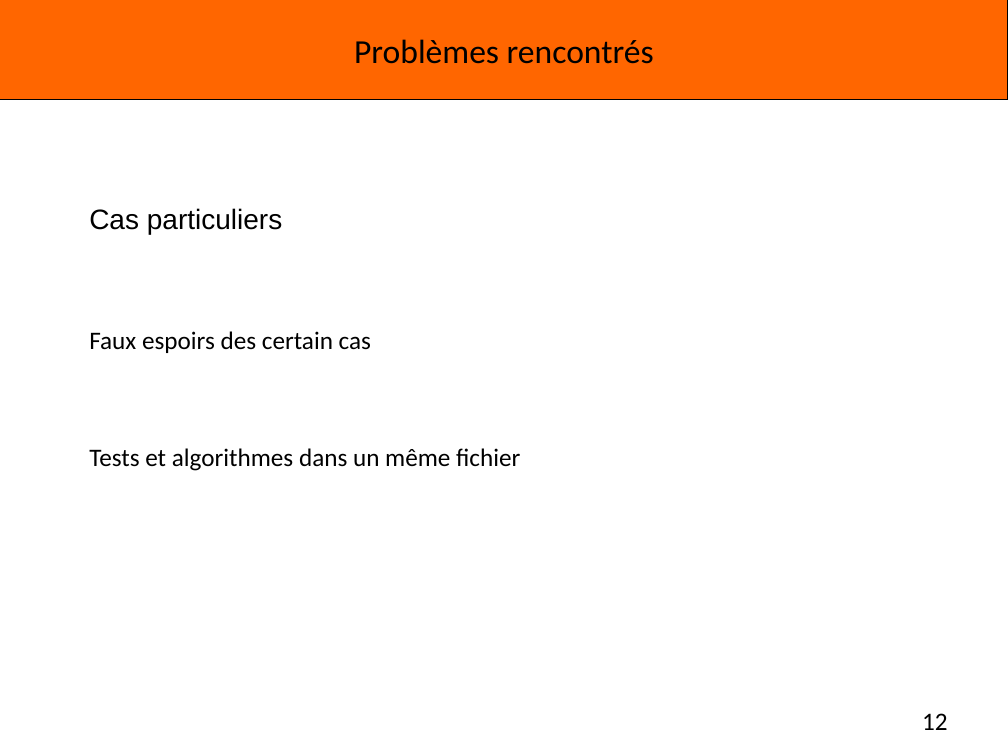
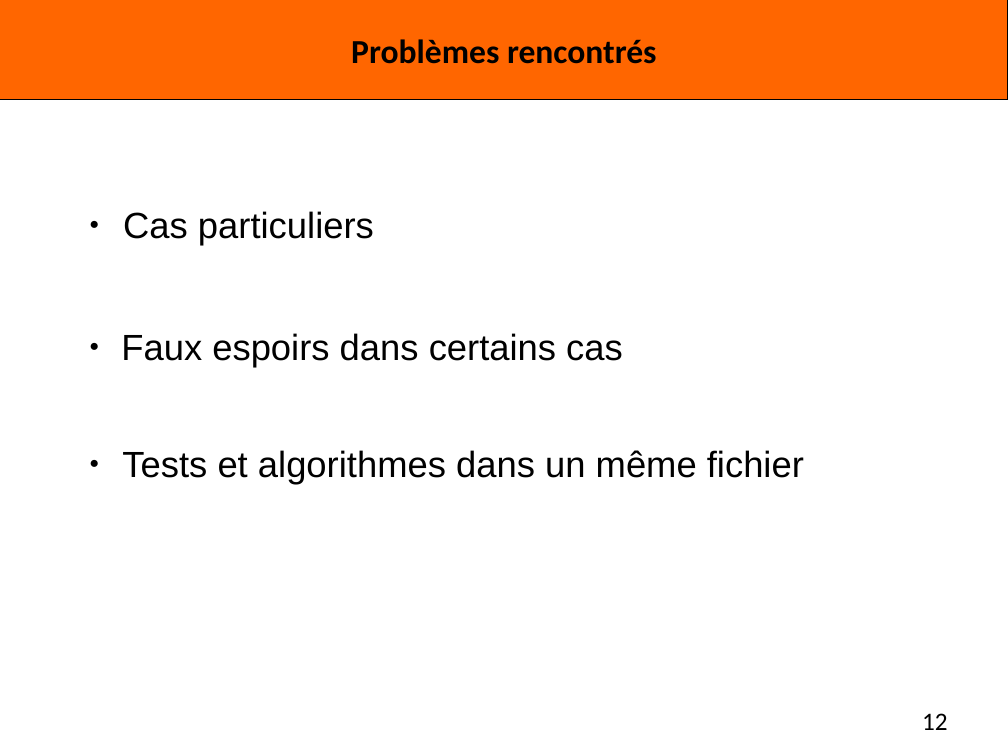
Before and after one commit to Miaxos/Polux, a slide deck: slide 12 of diapo_Presentation_poqb_soutenance_vendredi_15_janvier_2016.odp. Drawn at 1008x756 pixels with LibreOffice and Linux fonts; fonts in the diff are those of the drawing; background and template pictures are left out. Boxes give left, top, right and bottom in pixels: in the first picture for what was removed or moved away, otherwise in the second. Text is boxed around its words. In the diff, an @@ line names an element or a change of style, - is before the commit and + after.

```diff
--- a/diapo_Presentation_poqb_soutenance_vendredi_15_janvier_2016.odp
+++ b/diapo_Presentation_poqb_soutenance_vendredi_15_janvier_2016.odp
@@ title "Problèmes rencontrés" at [351,39,657,64]: bold on @@
@@ text "Cas particuliers" at [123,211,374,245]: size 20 to 26 pt; bullet none to ● @@
@@ text at [121,333,623,367]: text changed; size 18 to 26 pt; font Calibri to Arial @@
-Faux espoirs des certain cas
+● Faux espoirs dans certains cas
@@ text "Tests et algorithmes dans un ..." at [122,450,804,485]: size 18 to 26 pt, font Calibri to Arial; bullet none to ● @@
```
Also in this commit, not shown: 14 other slides changed.
